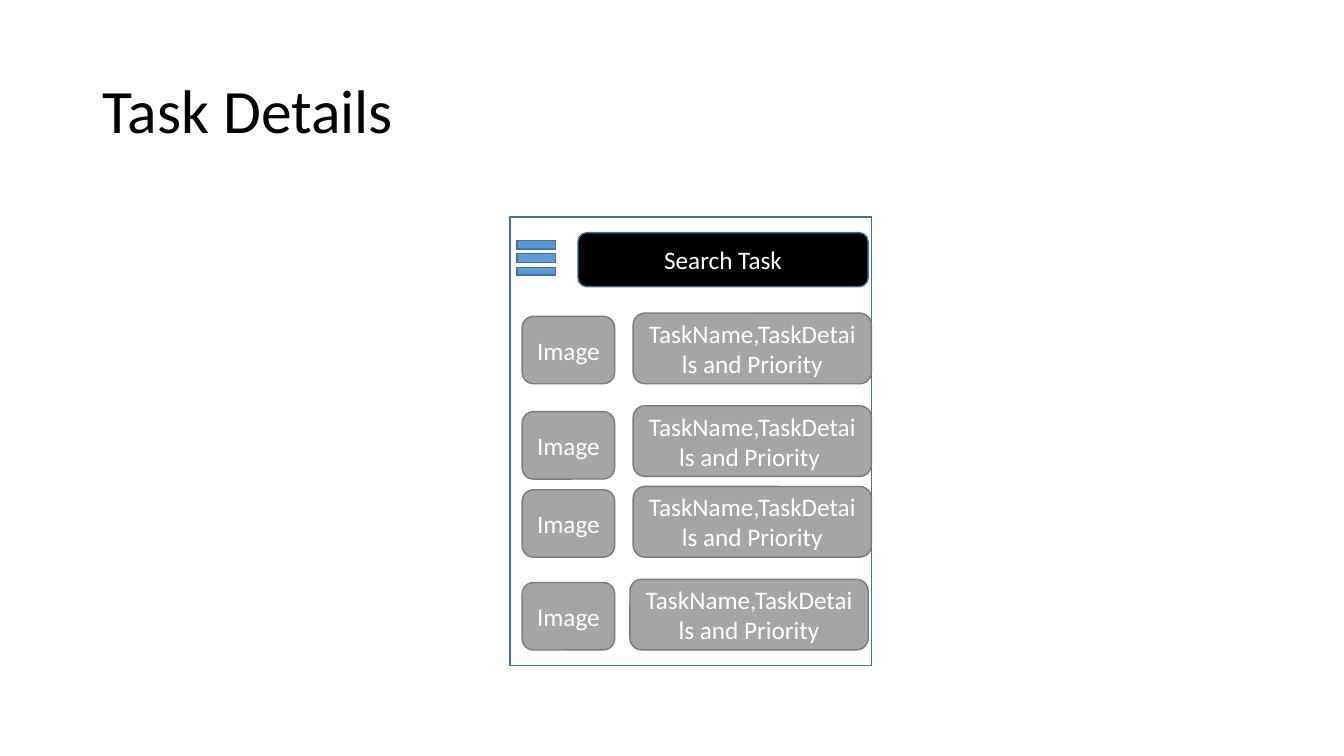
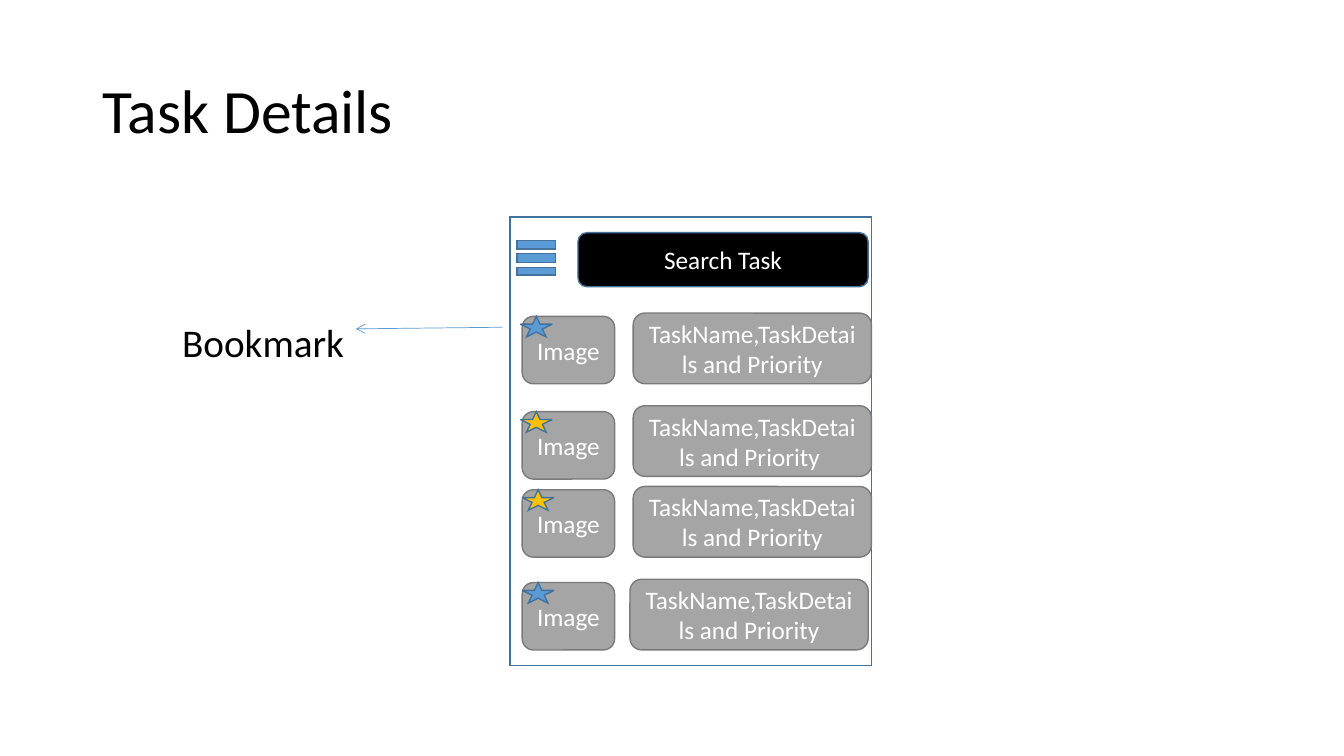
Before and after one commit to RUdaykiran/20250_Uday_CaseStudy, a slide deck: slide 5 of 20250_Uday/UI_MockUp/User Interface Mockup.pptx. Drawn at 1344x756 pixels with LibreOffice and Linux fonts; fonts in the diff are those of the drawing. Boxes give left, top, right and bottom in pixels: in the first picture for what was removed or moved away, otherwise in the second. Text is boxed around its words. In the diff, an @@ line names an element or a change of style, - is before the commit and + after.

```diff
--- a/20250_Uday/UI_MockUp/User Interface Mockup.pptx
+++ b/20250_Uday/UI_MockUp/User Interface Mockup.pptx
@@ text added at [182,329,344,358], 28 pt, text #000000 @@
+Bookmark
@@ arrow added from (502, 328) to (356, 329), #5B9BD5 0.5 pt @@
@@ star added at [520,317,553,337], fill #5B9BD5, outline #43739E 1 pt @@
@@ star added at [520,411,553,432], fill #FFC000, outline #43739E 1 pt @@
@@ star added at [522,490,555,510], fill #FFC000, outline #43739E 1 pt @@
@@ star added at [522,583,555,603], fill #5B9BD5, outline #43739E 1 pt @@
```
